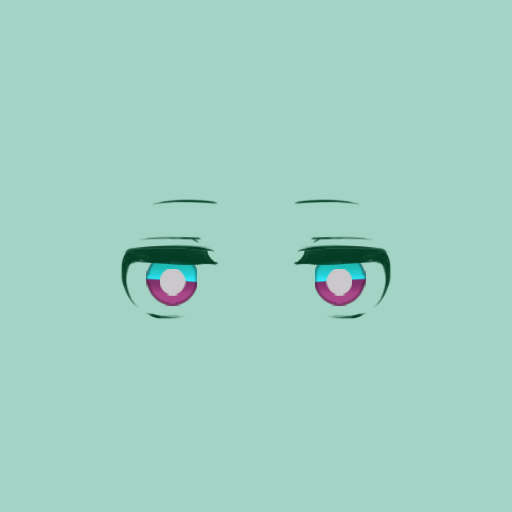
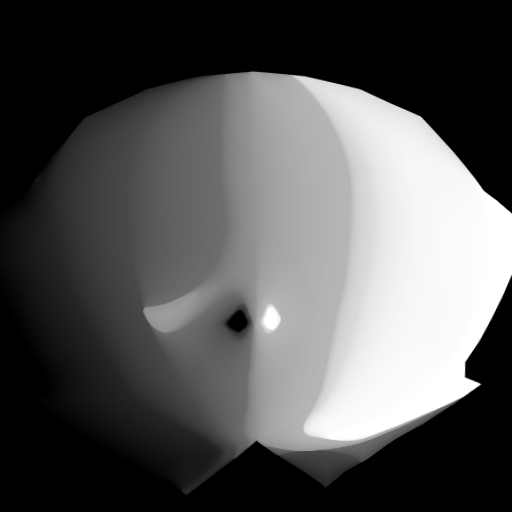
The second 512×512 image is a revision of the first. Changes to its layers:
added layer "SDFFaceLightmap" above "图层 58" over (0, 54, 512, 512)
added layer "图层 58" above "Emiss" over (0, 0, 512, 512)
painted on "图层 57" over (136, 307, 194, 320)
painted on "图层 2" over (318, 307, 376, 320)
